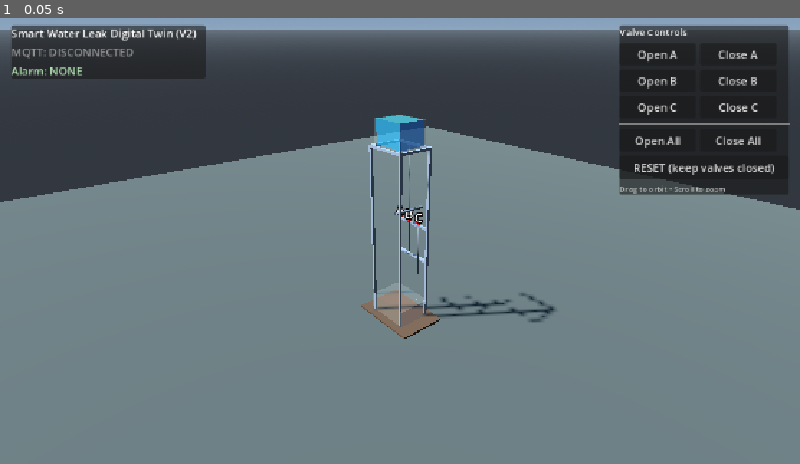
Above: before the commit, frame 1.
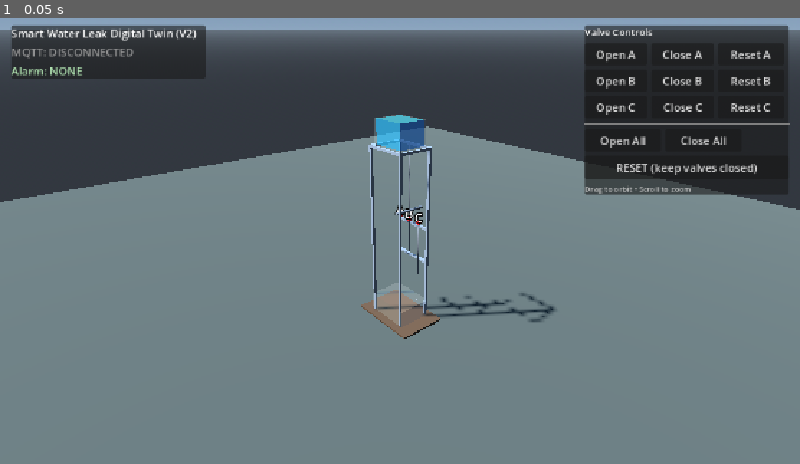
Above: after the commit, the same moment.

Repository: albuni-dotcom/Smart-Water-Leak-Digital-Twin
Game: Godot game, scene res://MainTwin.tscn
Two runs of this game, one before a commit and one after it. Both use one fixed random seed, a clock stepped at 60 frames per second and the inputs below.
Inputs:
- Up to frame 1 (0.05 s): no input

The runs differ from the first frame. In frame 1, 2.7% of the frame differs, in the area x 73-97%, y 1-40%.

Commit message:
Update code

Diff:
--- a/digital_twin_3d/smart-water-twin-3d/MainTwin.gd
+++ b/digital_twin_3d/smart-water-twin-3d/MainTwin.gd
@@ -210,13 +210,13 @@
 # Telemetry application
 # ============================================================
 func _apply_telemetry(data: Dictionary) -> void:
-	# --- Flow → shader speed ---
+	# --- Flow -> shader speed ---
 	var q_main := float(data.get("Q_main", 0.0))
 	if _pipe_main_mat != null:
 		_pipe_main_mat.set_shader_parameter("flow_speed", clampf(q_main, 0.0, 4.0))
 
 	for i in ZONES.size():
-		var zone_data = data.get("Z" + ZONES[i], {})
+		var zone_data = data.get(ZONES[i], {})
 		var q_zone := 0.0
 		if zone_data is Dictionary:
 			q_zone = float(zone_data.get("Q", 0.0))
@@ -227,7 +227,7 @@
 
 	# --- Valve colors ---
 	for i in ZONES.size():
-		var zone_data = data.get("Z" + ZONES[i], {})
+		var zone_data = data.get(ZONES[i], {})
 		var v_open := false
 		if zone_data is Dictionary:
 			v_open = int(zone_data.get("V", 0)) == 1
@@ -241,6 +241,9 @@
 
 	# --- Leak particles ---
 	var alarm_type := str(data.get("alarm_type", "NONE"))
+	if alarm_type == "LOW_TANK_LEVEL":
+		_tank_volume_l = 0.0
+
 	for i in ZONES.size():
 		if i < _leak_emitters.size():
 			_leak_emitters[i].emitting = (
@@ -250,6 +253,7 @@
 		_main_leak_emitter.emitting = (alarm_type == "MAIN_MANIFOLD_LEAK")
 
 	_update_ui()
+
 
 
 func _update_tank_level(delta: float) -> void:
@@ -653,7 +657,7 @@
 	var controls := PanelContainer.new()
 	controls.anchor_left = 1.0
 	controls.anchor_right = 1.0
-	controls.offset_left = -260
+	controls.offset_left = -310
 	controls.offset_right = -16
 	controls.offset_top = 16
 	layer.add_child(controls)
@@ -673,7 +677,7 @@
 		var zone_name: String = ZONES[i]
 		var open_btn := Button.new()
 		open_btn.text = "Open " + zone_name
-		open_btn.custom_minimum_size = Vector2(110, 32)
+		open_btn.custom_minimum_size = Vector2(90, 32)
 		open_btn.pressed.connect(
 			func() -> void: _send_command({zone_name: 1})
 		)
@@ -681,11 +685,19 @@
 
 		var close_btn := Button.new()
 		close_btn.text = "Close " + zone_name
-		close_btn.custom_minimum_size = Vector2(110, 32)
+		close_btn.custom_minimum_size = Vector2(90, 32)
 		close_btn.pressed.connect(
 			func() -> void: _send_command({zone_name: 0})
 		)
 		row.add_child(close_btn)
+
+		var reset_z_btn := Button.new()
+		reset_z_btn.text = "Reset " + zone_name
+		reset_z_btn.custom_minimum_size = Vector2(95, 32)
+		reset_z_btn.pressed.connect(
+			func() -> void: _send_command({"RESET_" + zone_name: 1})
+		)
+		row.add_child(reset_z_btn)
 
 		controls_vbox.add_child(row)
 
Not shown, changed: firmware/src/main.cpp
